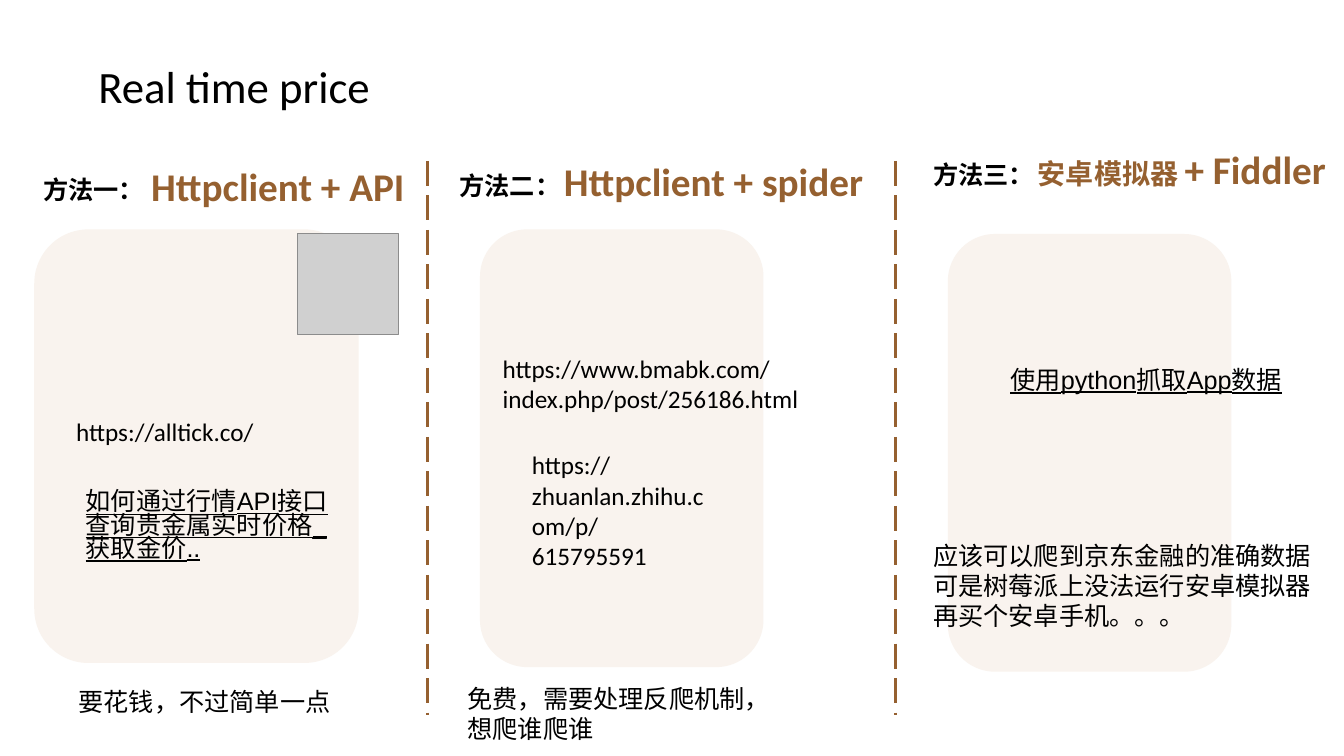
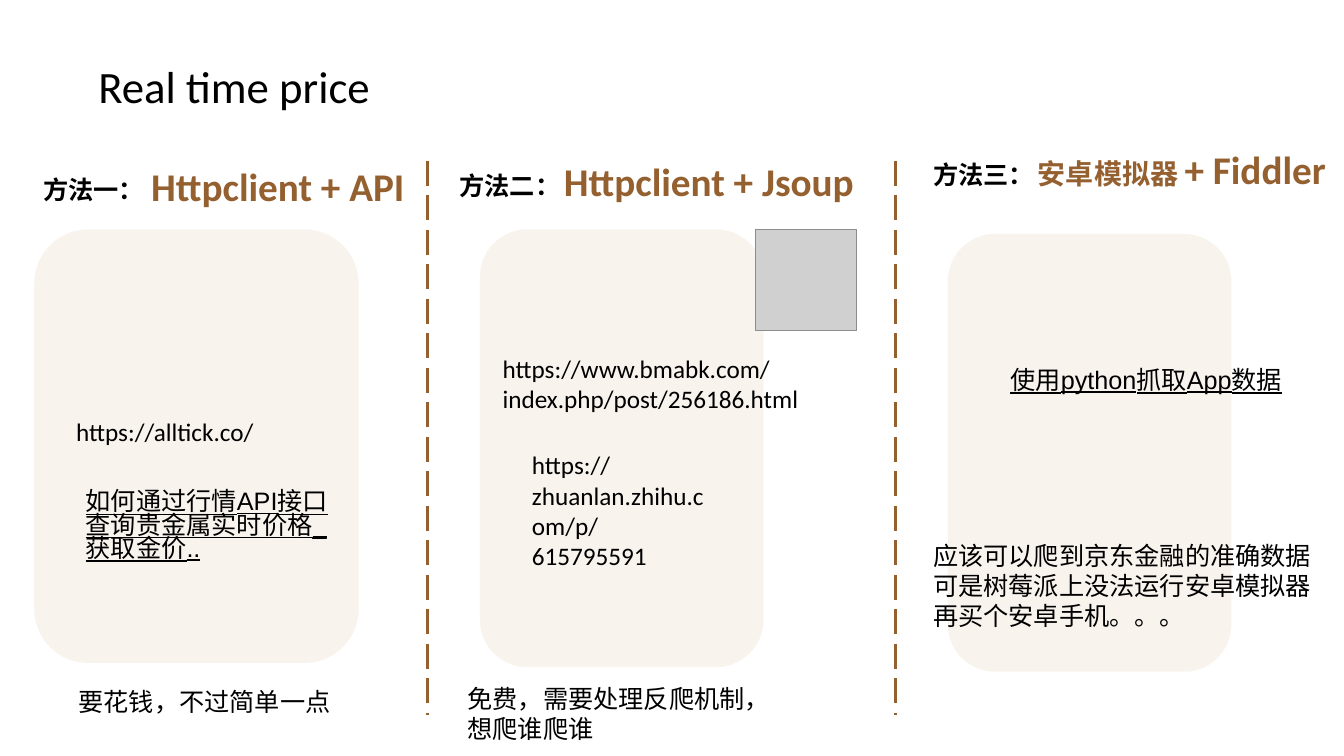
Before and after one commit to 7000qwq/gold, a slide deck: slide 38 of design.pptx (slide 37 before the commit). Drawn at 1344x756 pixels with LibreOffice and Linux fonts; fonts in the diff are those of the drawing; grey boxes stand for pictures. Boxes give left, top, right and bottom in pixels: in the first picture for what was removed or moved away, otherwise in the second. Text is boxed around its words. In the diff, an @@ line names an element or a change of style, - is before the commit and + after.

```diff
--- a/design.pptx
+++ b/design.pptx
@@ text at bbox=[564, 168, 854, 202]: text changed @@
-Httpclient + spider
+Httpclient + Jsoup
@@ picture: place and size @@
-picture at bbox=[297, 234, 398, 335]
+picture at bbox=[756, 230, 857, 331]
```
Also in this commit, not shown: 6 other slides changed, 7 slides added, 1 slide removed, 32 other files.
